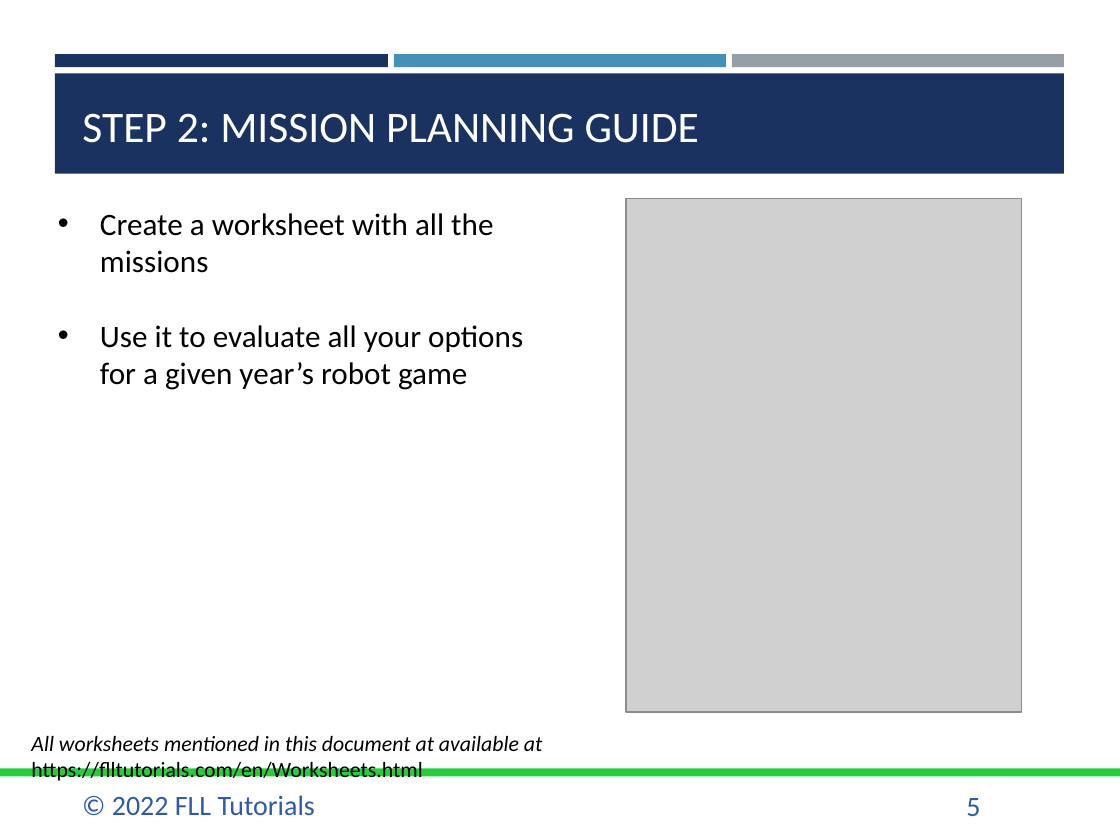
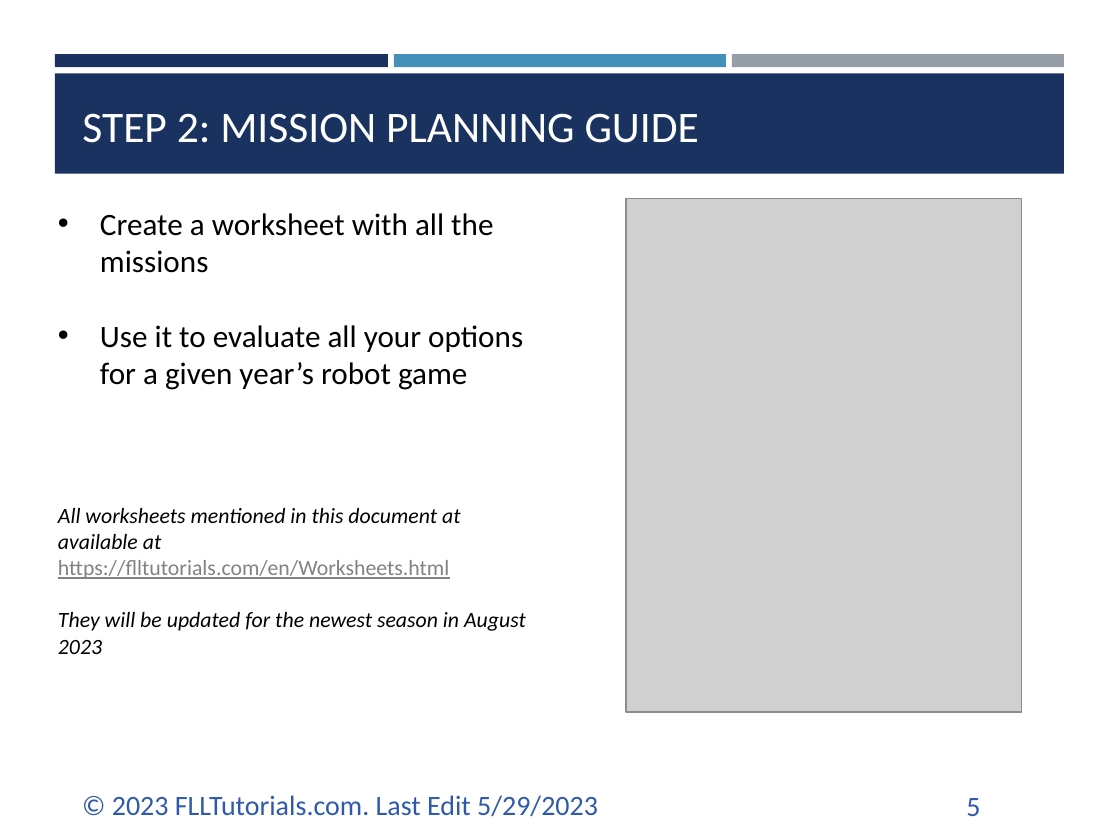
Before and after one commit to ev3lessons/FLL-Tutorials, a slide deck: slide 5 of translations/en-us/RobotGame/MissionStrategy.pptx. Drawn at 1120x840 pixels with LibreOffice and Linux fonts; fonts in the diff are those of the drawing; grey boxes stand for pictures. Boxes give left, top, right and bottom in pixels: in the first picture for what was removed or moved away, otherwise in the second. Text is boxed around its words. In the diff, an @@ line names an element or a change of style, - is before the commit and + after.

```diff
--- a/translations/en-us/RobotGame/MissionStrategy.pptx
+++ b/translations/en-us/RobotGame/MissionStrategy.pptx
@@ text "All worksheets mentioned in this ..." moved from (x1=31, y1=736, x2=542, y2=781) to (x1=58, y1=508, x2=526, y2=654) @@
@@ text at (x1=58, y1=508, x2=460, y2=579): text colour #000000 to #828282, underline on in "https://flltutorials.com/en/Worksheets.html" @@
@@ text at (x1=58, y1=612, x2=526, y2=654): paragraph added @@
+They will be updated for the newest season in August 2023
@@ rectangle removed at (x1=0, y1=768, x2=1120, y2=776) @@
@@ text at (x1=112, y1=795, x2=598, y2=816): text changed @@
-© 2022 FLL Tutorials
+© 2023 FLLTutorials.com. Last Edit 5/29/2023
```
Also in this commit, not shown: 8 other slides changed, 35 other files.
